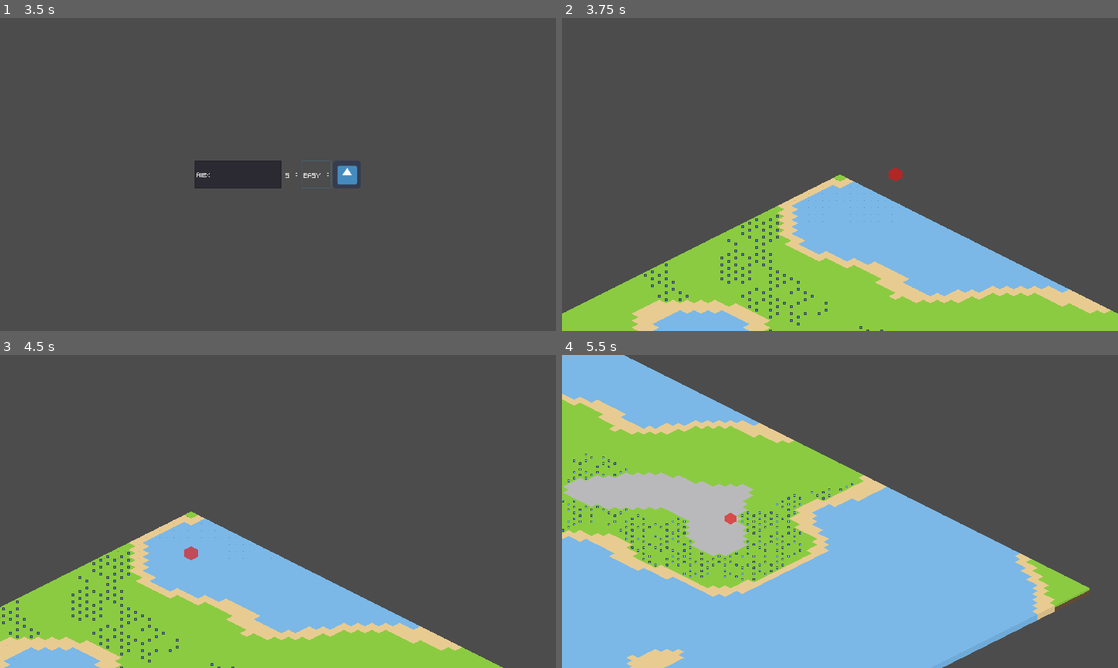
Above: before the commit, frames 1-4 (two rows, left to right).
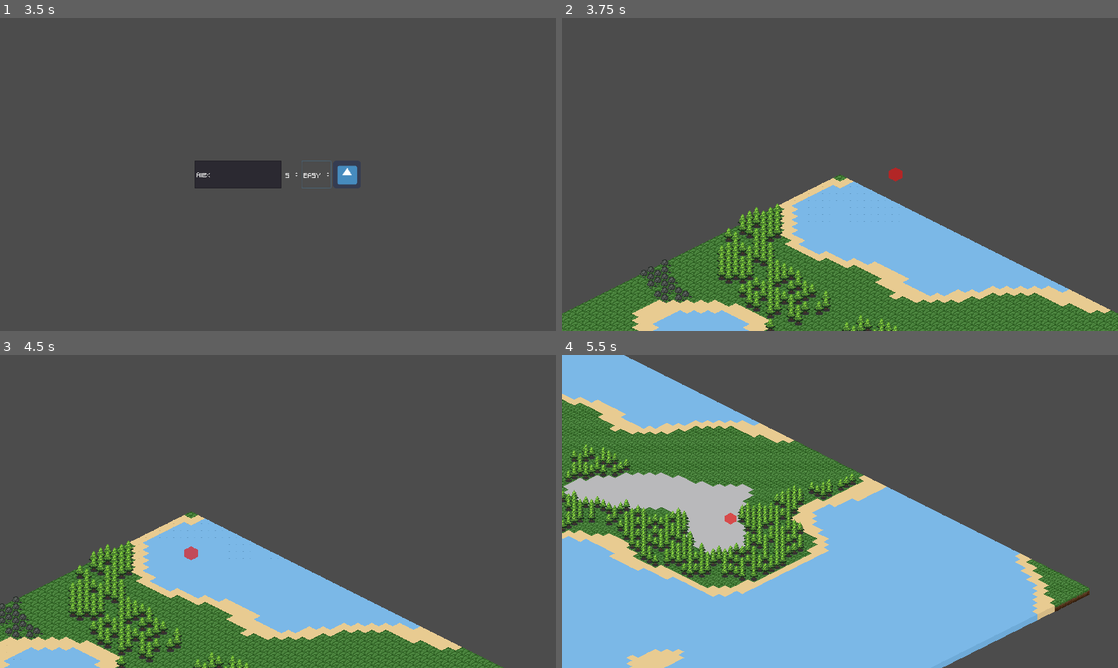
Above: after the commit, the same moments.

Repository: FilMer17/MightyTower
Game: Godot game, scene res://ui/menu/TitleMenu.tscn
The game is run twice, just before and just after one commit, with the same random seed, the same clock (stepped at 60 frames per second) and the same inputs. The engine's default icon, where the game draws it, is replaced by a stand-in: a white triangle on a blue panel in a dark square.
Inputs (mouse positions are in pixels of both pictures, inside the frame that each line leads up to):
- Up to frame 1 (3.5 s): click (444, 115) at 0.5 s; click (239, 174) at 1.27 s; type "Alex" at 1.35 s; click "EASY" at 2 s; click "EASY" at 2.75 s
- Up to frame 2 (3.75 s): click (906, 174) at 3.5 s
- Up to frame 3 (4.5 s): tap Enter at 4.25 s; move the mouse to (194, 555) at 4.27 s; press the mouse at (194, 555) at 4.28 s; hold Right (ui_right) from 4.28 s (still down)
- Up to frame 4 (5.5 s): move the mouse to (728, 527) at 5.02 s; release Right (ui_right) at 5.03 s; release the mouse at (728, 527) at 5.03 s; hold Down (ui_down) from 5.03 s (still down); tap Mouse wheel down (scroll_down) at 5.1 s

Frame 1 is identical in both runs. In frame 2, 15% of the frame differs, in the area x 0-100%, y 50-100%; in frame 3, 14%; in frame 4, 16%, in the area x 0-95%, y 14-82%.

Commit message:
Design Entities new tree|rock|grass

Diff:
--- a/game/data/entities/Stone.tscn
+++ b/game/data/entities/Stone.tscn
@@ -1,12 +1,12 @@
 [gd_scene load_steps=5 format=2]
 
 [ext_resource path="res://source/entities/Entity.gd" type="Script" id=1]
-[ext_resource path="res://icon.png" type="Texture" id=2]
+[ext_resource path="res://graphics/entities/Rock.png" type="Texture" id=2]
 [ext_resource path="res://graphics/shader/BuildingHover.shader" type="Shader" id=3]
 
 [sub_resource type="ShaderMaterial" id=1]
 shader = ExtResource( 3 )
-shader_param/color = Color( 1, 1, 1, 1 )
+shader_param/color = Color( 0, 0, 1, 1 )
 shader_param/width = 1.0
 shader_param/pattern = 1
 shader_param/inside = false
@@ -19,7 +19,8 @@
 
 [node name="Sprite" type="Sprite" parent="."]
 material = SubResource( 1 )
-scale = Vector2( 0.1, 0.1 )
+position = Vector2( 0.0701523, -4.35201 )
+scale = Vector2( 0.8, 0.8 )
 texture = ExtResource( 2 )
 
 [node name="Collider" type="CollisionPolygon2D" parent="."]
--- a/game/data/entities/Tree.tscn
+++ b/game/data/entities/Tree.tscn
@@ -1,12 +1,12 @@
 [gd_scene load_steps=5 format=2]
 
 [ext_resource path="res://source/entities/Entity.gd" type="Script" id=1]
-[ext_resource path="res://icon.png" type="Texture" id=2]
+[ext_resource path="res://graphics/entities/Tree.png" type="Texture" id=2]
 [ext_resource path="res://graphics/shader/BuildingHover.shader" type="Shader" id=3]
 
 [sub_resource type="ShaderMaterial" id=1]
 shader = ExtResource( 3 )
-shader_param/color = Color( 1, 1, 1, 1 )
+shader_param/color = Color( 0, 0, 1, 1 )
 shader_param/width = 1.0
 shader_param/pattern = 1
 shader_param/inside = false
@@ -20,7 +20,7 @@
 
 [node name="Sprite" type="Sprite" parent="."]
 material = SubResource( 1 )
-scale = Vector2( 0.1, 0.1 )
+position = Vector2( 0, -16 )
 texture = ExtResource( 2 )
 
 [node name="Collider" type="CollisionPolygon2D" parent="."]
--- a/game/ui/popup/PopupPlaceMenu.tscn
+++ b/game/ui/popup/PopupPlaceMenu.tscn
@@ -1,9 +1,11 @@
-[gd_scene load_steps=2 format=2]
+[gd_scene load_steps=3 format=2]
 
 [ext_resource path="res://ui/popup/PopupPlaceMenu.gd" type="Script" id=1]
+[ext_resource path="res://ui/game/Counter/global_game.theme" type="Theme" id=2]
 
 [node name="PopupPlaceMenu" type="PopupPanel"]
 rect_min_size = Vector2( 73, 38 )
+theme = ExtResource( 2 )
 script = ExtResource( 1 )
 __meta__ = {
 "_edit_use_anchors_": false
Binary file added: game/graphics/entities/Rock.png
Not shown, added: game/graphics/entities/Rock.png.import
Binary file added: game/graphics/entities/Tree.png
Not shown, added: game/graphics/entities/Tree.png.import
Binary file added: game/graphics/font/dogica.ttf
Binary file changed: game/graphics/terrain/Grass.png
Binary file added: game/ui/game/Counter/global_game.theme
